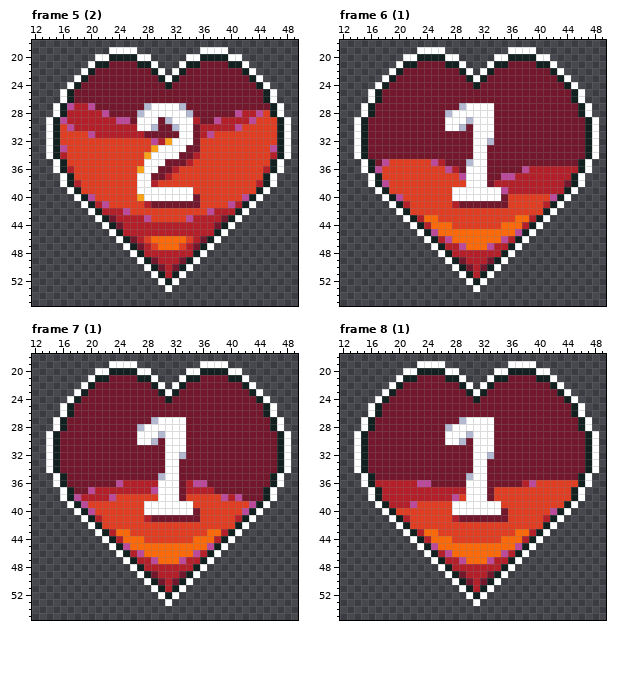
Edited in one commit: pixel-art file (Assets/Resources/Art/UI/Player Health.aseprite). The picture above was drawn from the file before the commit.
64x64 pixels, 10 frames. Shown: frame 5 (2): x 12..49, y 18..55; frame 6 (1): x 12..49, y 18..55; frame 7 (1): x 12..49, y 18..55; frame 8 (1): x 12..49, y 18..55. The commit also changed other frames, which this record leaves out.
The result:
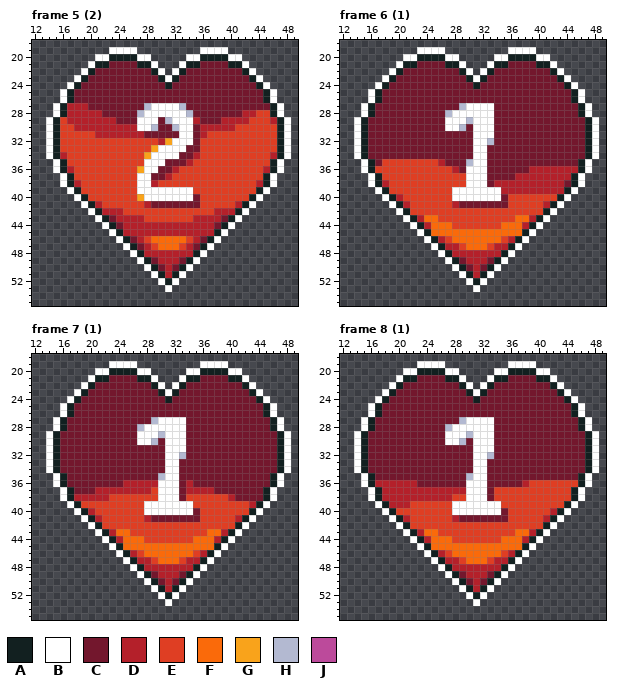
Palette (. is transparent): A #122020  B #ffffff  C #73172d  D #b4202a  E #df3e23  F #fa6a0a  G #f9a31b  H #b3b9d1  J #bc4a9b
Change:
layer "Layer 2" removed
Changed rows in their new state; - is an unchanged pixel.
Frame 5 (2):
first column x 16:
27 -D--C--------------------------
28 ------C------------------C--E--
29 E-------CC------------C----E--D
30 -E-----------------------E-----
31 ----E----------------E---------
32 -------------E-----------------
33 E-----------------------------E
first column x 20:
40 E---------------------E
41 --E-----------------E--
42 -----E-----------E-----
43 --------E-----E--------
Frame 6 (1):
first column x 17:
35 -E------E-----------------
36 E---------E----------C----
37 ------------E-----CC------
38 -D------------------------
39 ------------------D-------
40 ---D---------------------E
first column x 25:
45 F-----------F
46 --E-------E--
47 ----E---E----
Frame 7 (1):
first column x 18:
36 ------C----------CC-------
37 --C--------E--------------
38 D----E---------------E-C--
39 -E-----------------------D
40 --D---------------------E-
first column x 25:
45 F-----------F
46 --E-------E--
47 ----E---E----
Frame 8 (1):
first column x 22:
36 -CC--------------E---
38 ------E--------------
39 E--------------------
40 --------------------D
first column x 25:
45 F-----------F
46 --E-------E--
47 ----E---E----
